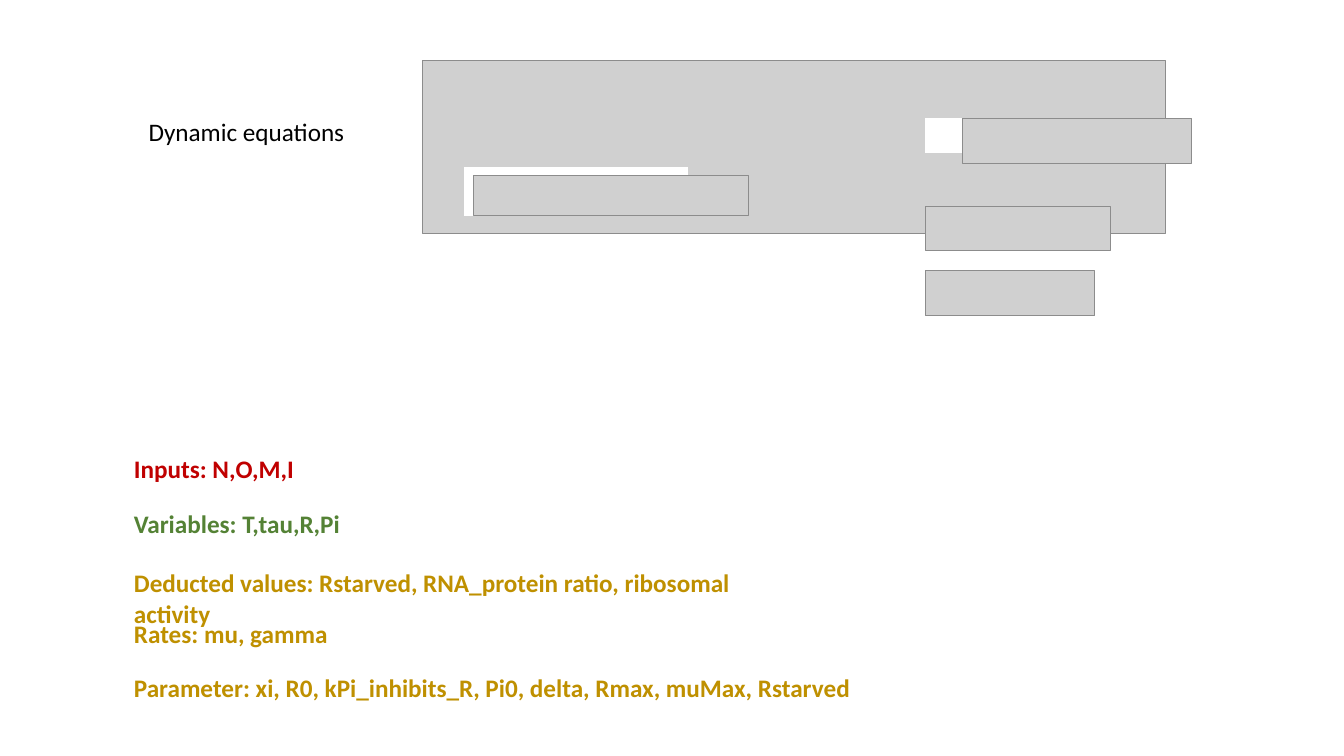
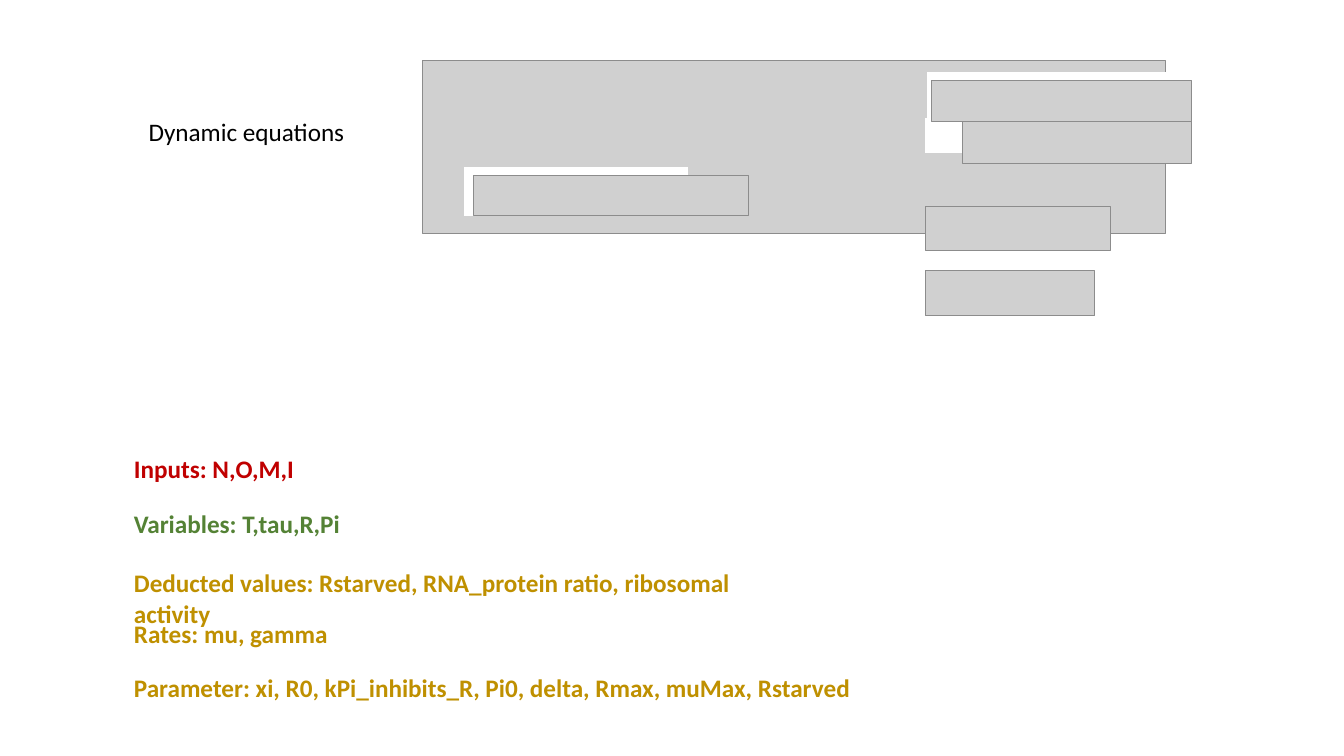
Before and after one commit to Samadarshi-Maity/Casimir-Final-Project, a slide deck: slide 2 of projectDescription.pptx. Drawn at 1344x756 pixels with LibreOffice and Linux fonts; fonts in the diff are those of the drawing; grey boxes stand for pictures. Boxes give left, top, right and bottom in pixels: in the first picture for what was removed or moved away, otherwise in the second. Text is boxed around its words. In the diff, an @@ line names an element or a change of style, - is before the commit and + after.

Commit message:
updated gamma equation on projectDescription.pptx

```diff
--- a/projectDescription.pptx
+++ b/projectDescription.pptx
@@ rectangle added at (928, 73, 1227, 120), fill #FFFFFF, outline #FFFFFF 1 pt @@
@@ picture added at (932, 81, 1192, 122) @@
```
